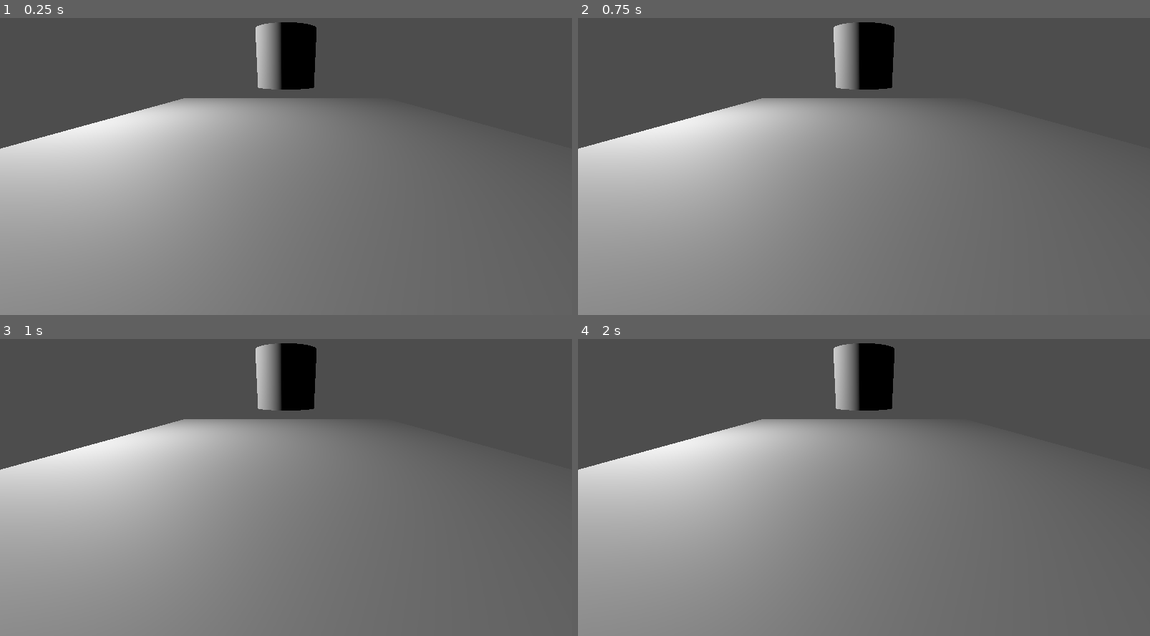
Above: before the commit, frames 1-4 (two rows, left to right).
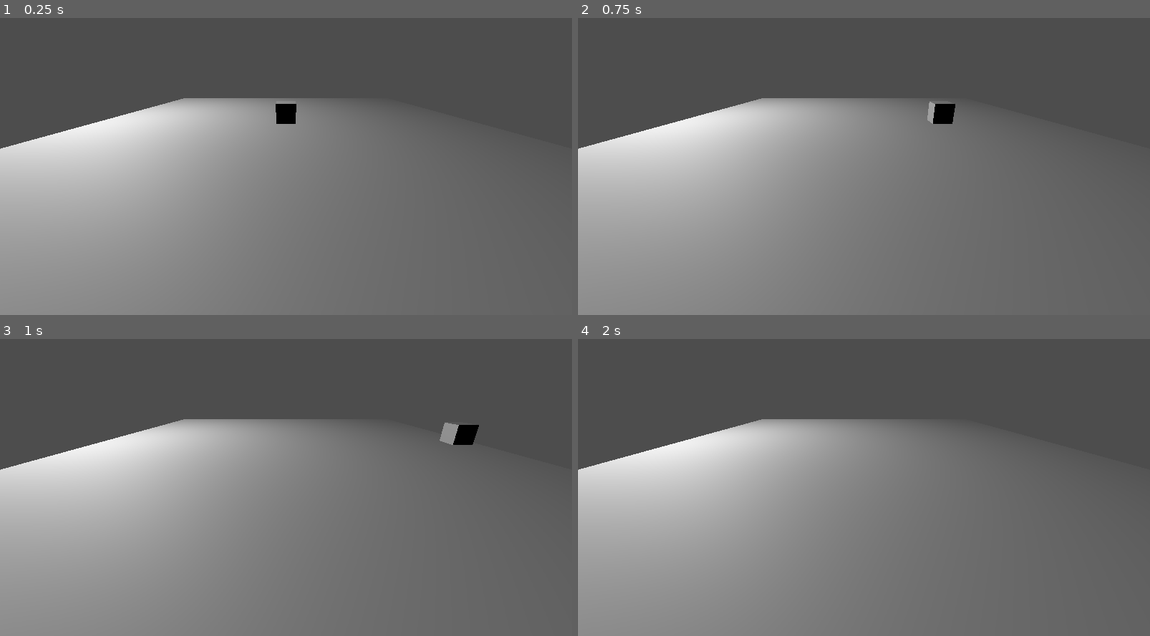
Above: after the commit, the same moments.

Repository: HelmetBugg/BioTankRebuilt
Game: Godot game, scene res://scene_directory/test_level.tscn
Same seed, same stepped clock (60 frames per second), same inputs: the game is played once before the commit and once after it.
Inputs:
- Up to frame 1 (0.25 s): no input
- Up to frame 2 (0.75 s): tap Enter (ui_accept) at 0.5, 0.6 s; hold D (Right, bound only after the commit) from 0.53 s (still down)
- Up to frame 3 (1 s): keep holding D (Right, bound only after the commit); tap Enter (ui_accept) at 0.77 s
- Up to frame 4 (2 s): tap Enter (ui_accept) at 1.07, 1.35, 1.52, 1.82 s; release D (Right, bound only after the commit) at 1.28 s; hold S (Back, bound only after the commit) from 1.28 s (still down)

The runs differ from the first frame. In frame 1, 2.3% of the frame differs, in the area x 44-56%, y 1-36%; in frame 2, 2.4%; in frame 3, 2.5%, in the area x 44-84%, y 1-36%; in frame 4, 2.1%.

Commit message:
added player and movement

Diff:
--- a/project.godot
+++ b/project.godot
@@ -14,3 +14,26 @@
 run/main_scene="res://scene_directory/test_level.tscn"
 config/features=PackedStringArray("4.0", "Forward Plus")
 config/icon="res://icon.svg"
+
+[input]
+
+Forward={
+"deadzone": 0.5,
+"events": [null, Object(InputEventKey,"resource_local_to_scene":false,"resource_name":"","device":0,"window_id":0,"alt_pressed":false,"shift_pressed":false,"ctrl_pressed":false,"meta_pressed":false,"pressed":false,"keycode":0,"physical_keycode":87,"key_label":0,"unicode":0,"echo":false,"script":null)
+]
+}
+Back={
+"deadzone": 0.5,
+"events": [Object(InputEventKey,"resource_local_to_scene":false,"resource_name":"","device":0,"window_id":0,"alt_pressed":false,"shift_pressed":false,"ctrl_pressed":false,"meta_pressed":false,"pressed":false,"keycode":0,"physical_keycode":83,"key_label":0,"unicode":0,"echo":false,"script":null)
+]
+}
+Left={
+"deadzone": 0.5,
+"events": [Object(InputEventKey,"resource_local_to_scene":false,"resource_name":"","device":0,"window_id":0,"alt_pressed":false,"shift_pressed":false,"ctrl_pressed":false,"meta_pressed":false,"pressed":false,"keycode":0,"physical_keycode":65,"key_label":0,"unicode":0,"echo":false,"script":null)
+]
+}
+Right={
+"deadzone": 0.5,
+"events": [Object(InputEventKey,"resource_local_to_scene":false,"resource_name":"","device":-1,"window_id":0,"alt_pressed":false,"shift_pressed":false,"ctrl_pressed":false,"meta_pressed":false,"pressed":false,"keycode":0,"physical_keycode":68,"key_label":0,"unicode":100,"echo":false,"script":null)
+]
+}
--- /dev/null
+++ b/scene_directory/player.gd
@@ -0,0 +1,31 @@
+extends CharacterBody3D
+
+
+const SPEED = 1.0
+const JUMP_VELOCITY = 4.5
+
+# Get the gravity from the project settings to be synced with RigidBody nodes.
+var gravity = ProjectSettings.get_setting("physics/3d/default_gravity")
+
+
+func _physics_process(delta):
+	# Add the gravity.
+	if not is_on_floor():
+		velocity.y -= gravity * delta
+
+	# Handle Jump.
+#	if Input.is_action_just_pressed("ui_accept") and is_on_floor():
+#		velocity.y = JUMP_VELOCITY
+
+	# Get the input direction and handle the movement/deceleration.
+	# As good practice, you should replace UI actions with custom gameplay actions.
+	var input_dir = Input.get_vector("Left", "Right", "Forward", "Back")
+	var direction = (transform.basis * Vector3(input_dir.x, 0, input_dir.y)).normalized()
+	if direction:
+		velocity.x = direction.x * SPEED
+		velocity.z = direction.z * SPEED
+	else:
+		velocity.x = move_toward(velocity.x, 0, SPEED)
+		velocity.z = move_toward(velocity.z, 0, SPEED)
+
+	move_and_slide()
--- /dev/null
+++ b/scene_directory/player.tscn
@@ -0,0 +1,16 @@
+[gd_scene load_steps=4 format=3 uid="uid://u7qm6ao1iwgy"]
+
+[ext_resource type="Script" path="res://scene_directory/player.gd" id="1_8gtvn"]
+
+[sub_resource type="BoxMesh" id="BoxMesh_do5xt"]
+
+[sub_resource type="BoxShape3D" id="BoxShape3D_ake30"]
+
+[node name="Player" type="CharacterBody3D"]
+script = ExtResource("1_8gtvn")
+
+[node name="MeshInstance3D" type="MeshInstance3D" parent="."]
+mesh = SubResource("BoxMesh_do5xt")
+
+[node name="CollisionShape3D" type="CollisionShape3D" parent="."]
+shape = SubResource("BoxShape3D_ake30")
--- a/scene_directory/test_level.tscn
+++ b/scene_directory/test_level.tscn
@@ -1,12 +1,10 @@
-[gd_scene load_steps=5 format=3 uid="uid://b0bypp7blurnc"]
+[gd_scene load_steps=4 format=3 uid="uid://b0bypp7blurnc"]
+
+[ext_resource type="PackedScene" uid="uid://u7qm6ao1iwgy" path="res://scene_directory/player.tscn" id="1_rwxxy"]
 
 [sub_resource type="BoxMesh" id="BoxMesh_orsro"]
 
 [sub_resource type="BoxShape3D" id="BoxShape3D_ks6e1"]
-
-[sub_resource type="CylinderMesh" id="CylinderMesh_st542"]
-
-[sub_resource type="CapsuleShape3D" id="CapsuleShape3D_3cxvr"]
 
 [node name="World" type="Node3D"]
 
@@ -22,14 +20,8 @@
 [node name="StaticCamera" type="Camera3D" parent="."]
 transform = Transform3D(1, 0, 0, 0, 0.928174, 0.372146, 0, -0.372146, 0.928174, 0, 0.138716, 0.548743)
 
-[node name="MeshInstance3D" type="MeshInstance3D" parent="."]
-transform = Transform3D(0.138556, 0, 0, 0, 0.0626684, 0, 0, 0, 0.151695, 0, 0.162888, 0)
-mesh = SubResource("CylinderMesh_st542")
-
-[node name="RigidBody3D" type="RigidBody3D" parent="MeshInstance3D"]
-
-[node name="CollisionShape3D" type="CollisionShape3D" parent="MeshInstance3D/RigidBody3D"]
-shape = SubResource("CapsuleShape3D_3cxvr")
-
 [node name="Light" type="OmniLight3D" parent="."]
 transform = Transform3D(1, 0, 0, 0, 1, 0, 0, 0, 1, -0.539598, 0.360977, 0)
+
+[node name="Player" parent="." instance=ExtResource("1_rwxxy")]
+transform = Transform3D(0.05, 0, 0, 0, 0.05, 0, 0, 0, 0.05, 0, 0.0520229, 0)
